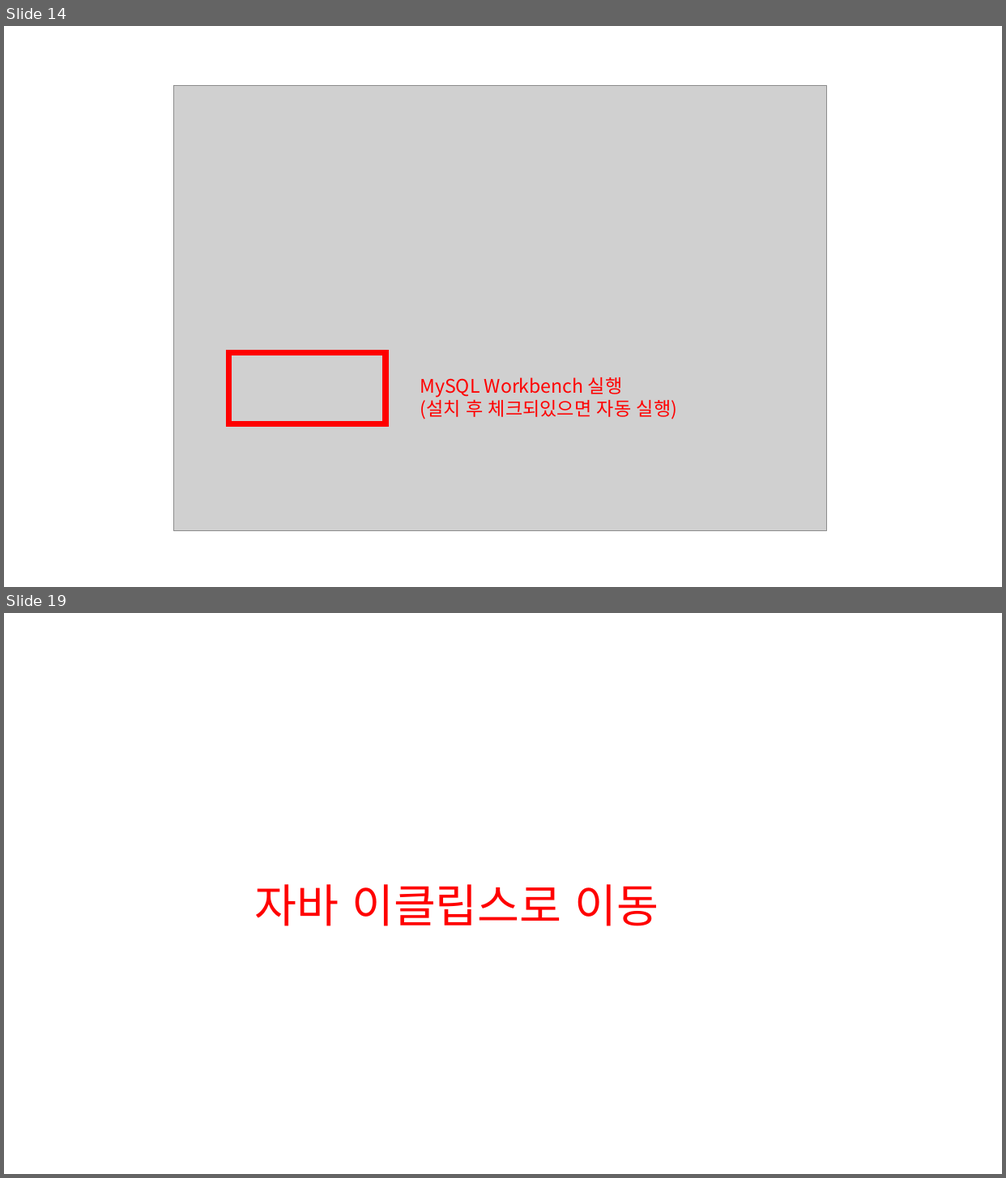
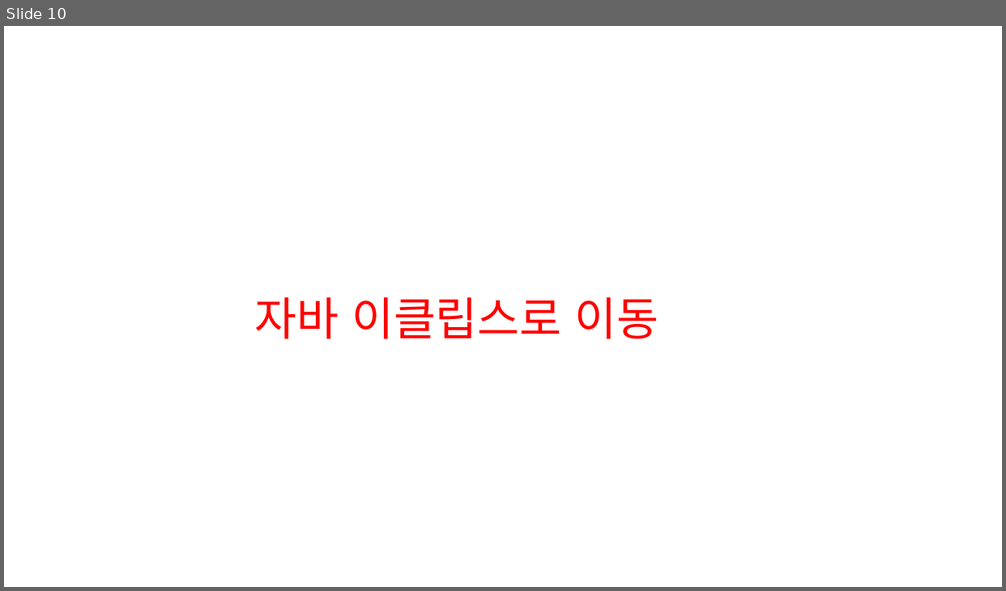
Before and after one commit to ssssksss/ReactBlog, a slide deck: public/img/jsp2_4.pptx. Shown one above the other, each under a label of ours: slides 14 and 19 before the commit, slide 10 after it; the slides between them are not shown. The pictures are 1006x1178 and 1006x591 pixels, drawn with LibreOffice and Linux fonts; fonts in the diff are those of the drawing; grey boxes stand for pictures. Boxes give left, top, right and bottom in pixels: in the first picture for what was removed or moved away, otherwise in the second. Text is boxed around its words. In the diff, an @@ line names an element or a change of style, - is before the commit and + after.

```diff
--- a/public/img/jsp2_4.pptx
+++ b/public/img/jsp2_4.pptx
@@ slide 14 removed at [4, 26, 1002, 587], background #FFFFFF @@
@@ picture removed at [174, 85, 827, 531] @@
@@ rectangle removed at [229, 353, 386, 425] @@
@@ text removed at [420, 378, 677, 420] @@
-MySQL Workbench 실행
-(설치 후 체크되있으면 자동 실행)
@@ what was slide 19 is now slide 10 @@
```
Also in this commit, not shown: 14 slides added, 20 other slides removed, 25 other files.
